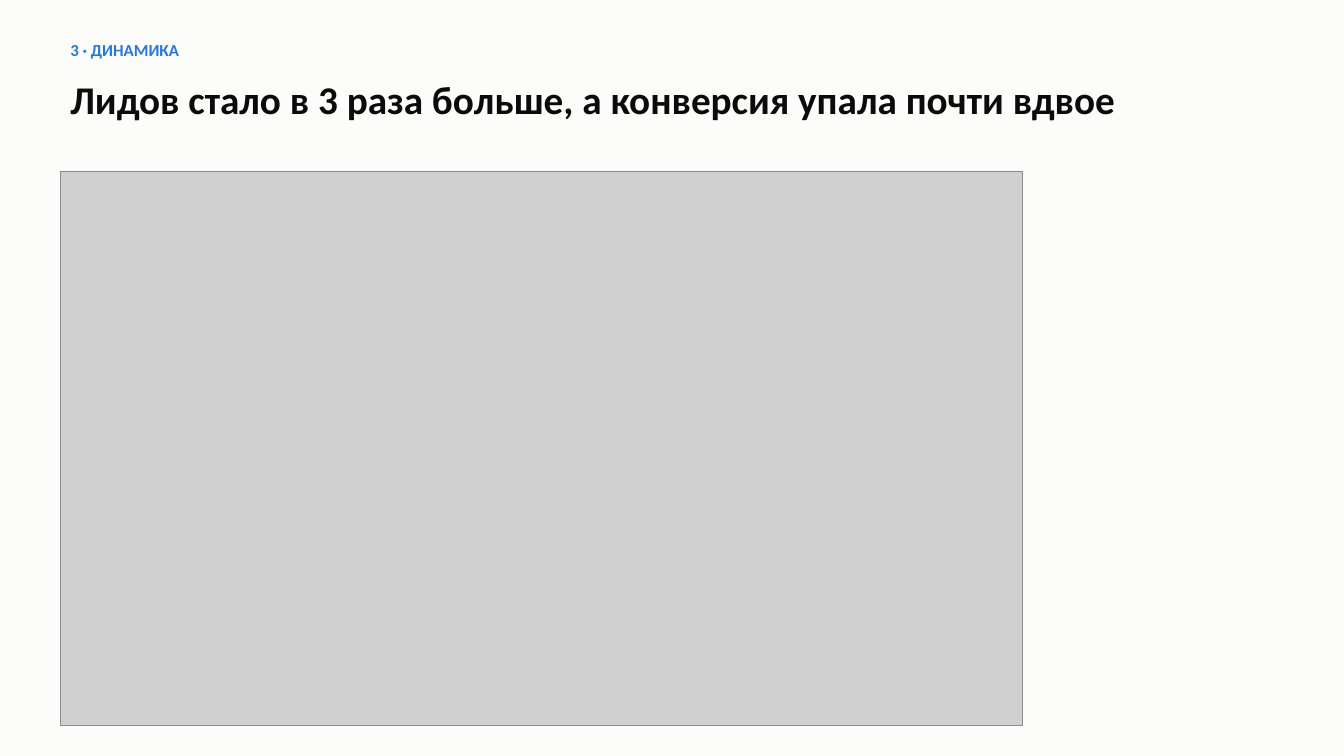
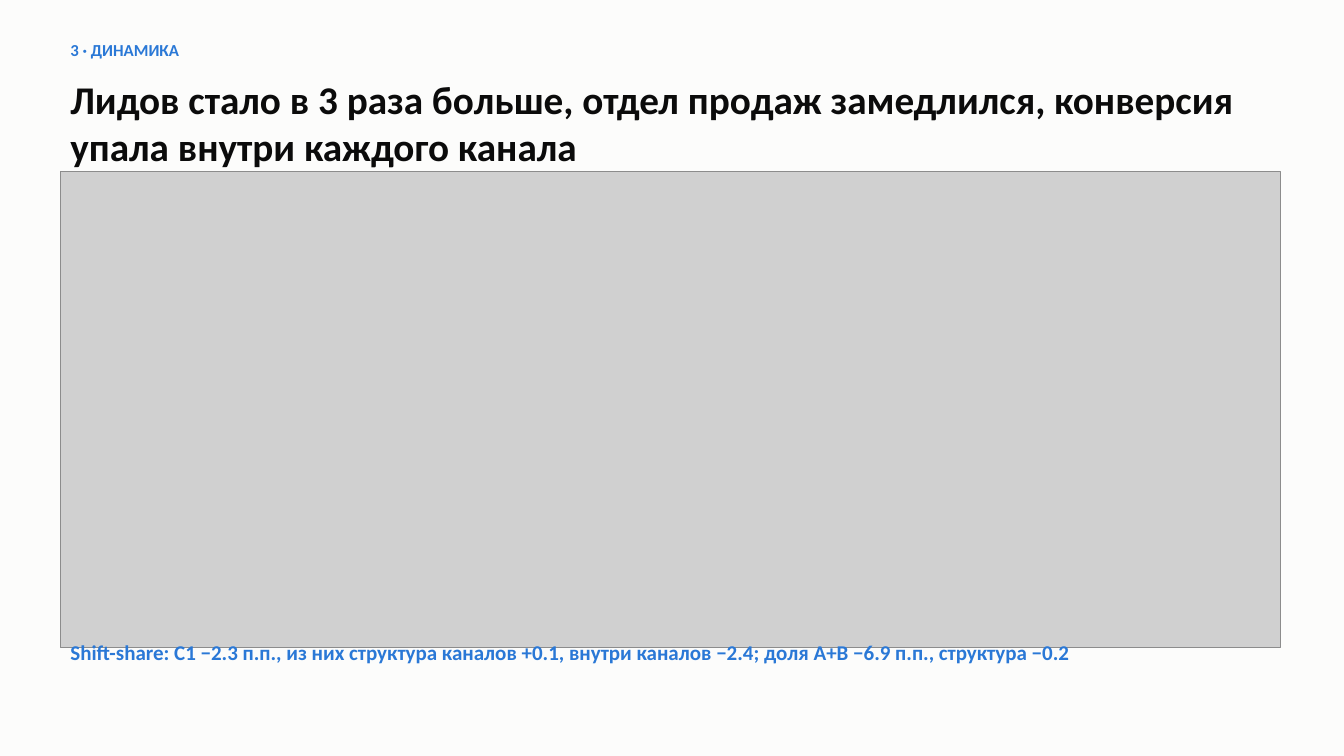
Before and after one commit to yerkovskayuliia-pixel/data-analytics-portfolio, a slide deck: slide 4 of python-crm-analysis/reports/presentation.pptx. Drawn at 1344x756 pixels with LibreOffice and Linux fonts; fonts in the diff are those of the drawing; grey boxes stand for pictures. Boxes give left, top, right and bottom in pixels: in the first picture for what was removed or moved away, otherwise in the second. Text is boxed around its words. In the diff, an @@ line names an element or a change of style, - is before the commit and + after.

```diff
--- a/python-crm-analysis/reports/presentation.pptx
+++ b/python-crm-analysis/reports/presentation.pptx
@@ text at <box>70,87,1233,168</box>: text changed @@
-Лидов стало в 3 раза больше, а конверсия упала почти вдвое
+Лидов стало в 3 раза больше, отдел продаж замедлился, конверсия упала внутри каждого канала
@@ picture: place and size @@
-picture at <box>60,171,1022,726</box>
+picture at <box>60,171,1280,648</box>
@@ text added at <box>70,643,1069,664</box>, 15 pt, text #2A78D6, bold @@
+Shift-share: C1 −2.3 п.п., из них структура каналов +0.1, внутри каналов −2.4; доля A+B −6.9 п.п., структура −0.2
```
Also in this commit, not shown: 4 other slides changed, 1 slide added, 1 slide removed, 41 other files.
